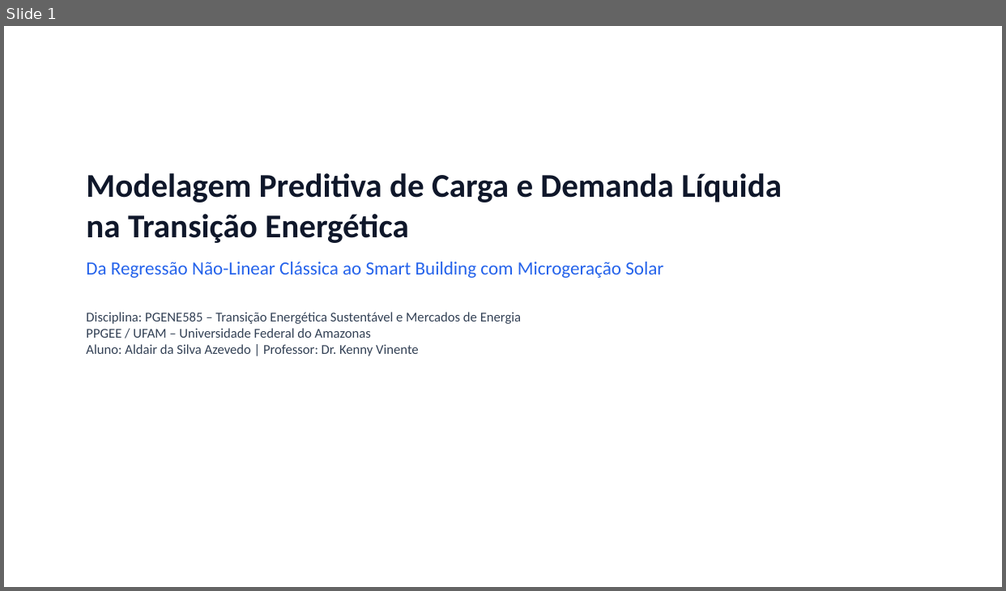
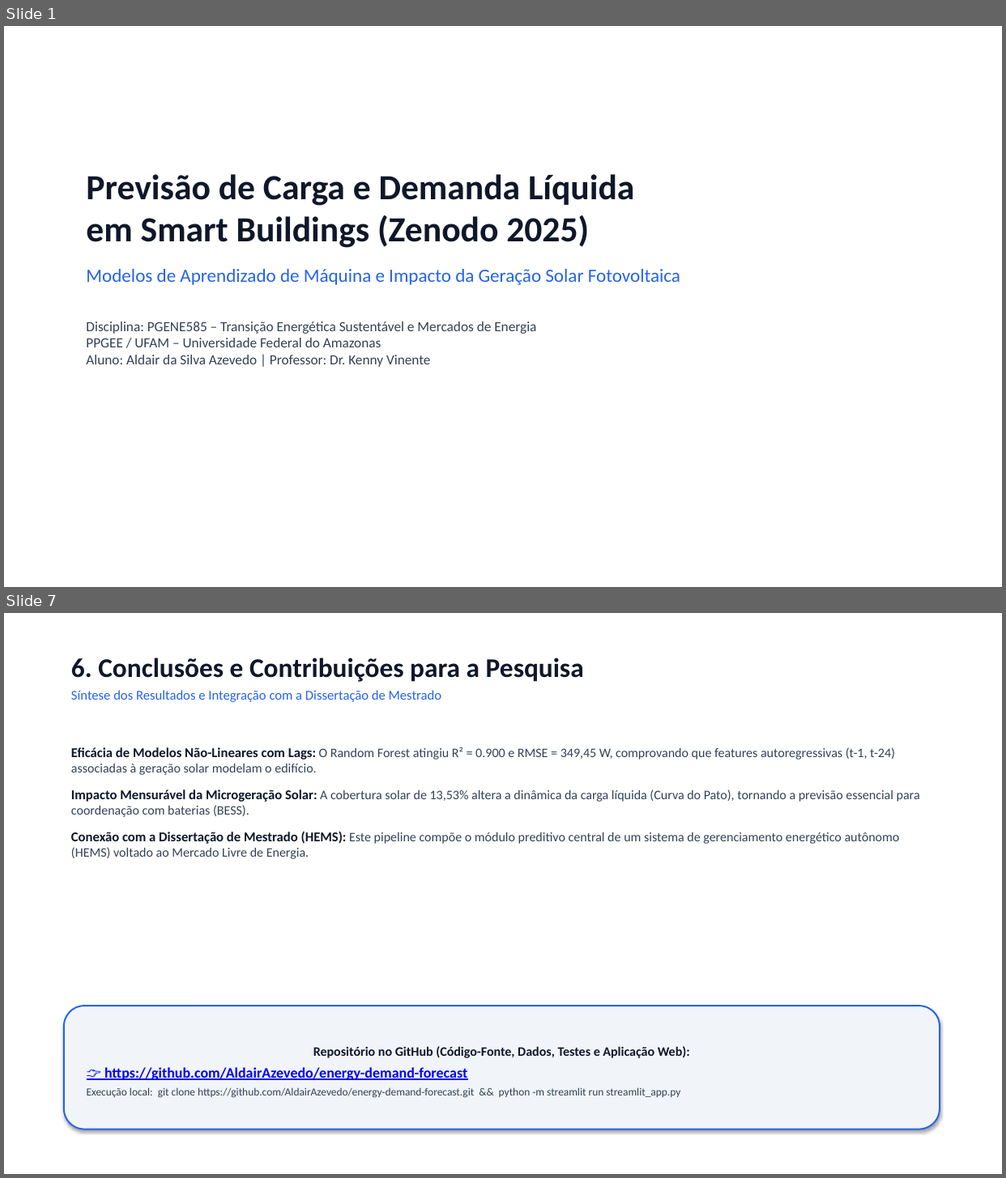
Before and after one commit to AldairAzevedo/energy-demand-forecast, a slide deck: presentation/slides_apresentacao.pptx. Shown one above the other, each under a label of ours: slide 1 before the commit, slides 1 and 7 after it; the slides between them are not shown. The pictures are 1006x591 and 1006x1178 pixels, drawn with LibreOffice and Linux fonts; fonts in the diff are those of the drawing. Boxes give left, top, right and bottom in pixels: in the first picture for what was removed or moved away, otherwise in the second. Text is boxed around its words. In the diff, an @@ line names an element or a change of style, - is before the commit and + after.

Commit message:
refactor(slides): atualiza apresentacao de 7 slides focada 100% no desafio Zenodo

```diff
--- a/presentation/slides_apresentacao.pptx
+++ b/presentation/slides_apresentacao.pptx
@@ slide 7 added at <box>4,613,1002,1174</box>, background #FFFFFF @@
@@ text added at <box>71,658,584,702</box>, 13 pt, text #2563EB @@
+6. Conclusões e Contribuições para a Pesquisa
+Síntese dos Resultados e Integração com a Dissertação de Mestrado
@@ text added at <box>71,747,920,859</box>, 12.5 pt, text #334155 @@
+Eficácia de Modelos Não-Lineares com Lags: O Random Forest atingiu R² = 0.900 e RMSE = 349,45 W, comprovando que features autoregressivas (t-1, t-24) associadas à geração solar modelam o edifício.
+Impacto Mensurável da Microgeração Solar: A cobertura solar de 13,53% altera a dinâmica da carga líquida (Curva do Pato), tornando a previsão essencial para coordenação com baterias (BESS).
+Conexão com a Dissertação de Mestrado (HEMS): Este pipeline compõe o módulo preditivo central de um sistema de gerenciamento energético autônomo (HEMS) voltado ao Mercado Livre de Energia.
@@ rounded rectangle added at <box>64,1006,940,1130</box>, fill #F1F5F9, outline #2563EB 1.5 pt, 10.5 pt, text #334155 @@
+Repositório no GitHub (Código-Fonte, Dados, Testes e Aplicação Web):
+👉 https://github.com/AldairAzevedo/energy-demand-forecast
+Execução local: git clone https://github.com/AldairAzevedo/energy-demand-forecast.git && python -m streamlit run streamlit_app.py
@@ slide 1 changed as well @@
@@ text at <box>86,174,680,285</box>: text changed @@
-Modelagem Preditiva de Carga e Demanda Líquida
-na Transição Energética
-Da Regressão Não-Linear Clássica ao Smart Building com Microgeração Solar
+Previsão de Carga e Demanda Líquida
+em Smart Buildings (Zenodo 2025)
+Modelos de Aprendizado de Máquina e Impacto da Geração Solar Fotovoltaica
@@ text at <box>86,322,536,367</box>: size 13 to 13.5 pt in "Disciplina: PGENE585 – Transição Energética Sustentável e ..."; more space between paragraphs @@
```
Also in this commit, not shown: 2 other slides changed, 3 other slides added, 7 slides removed, 2 other files.
